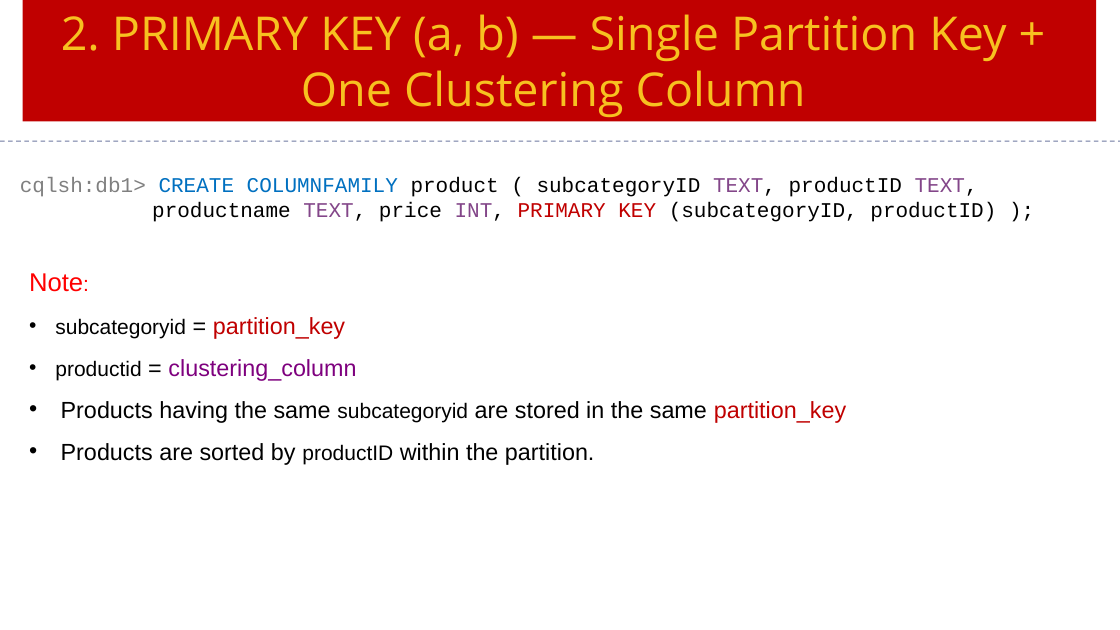
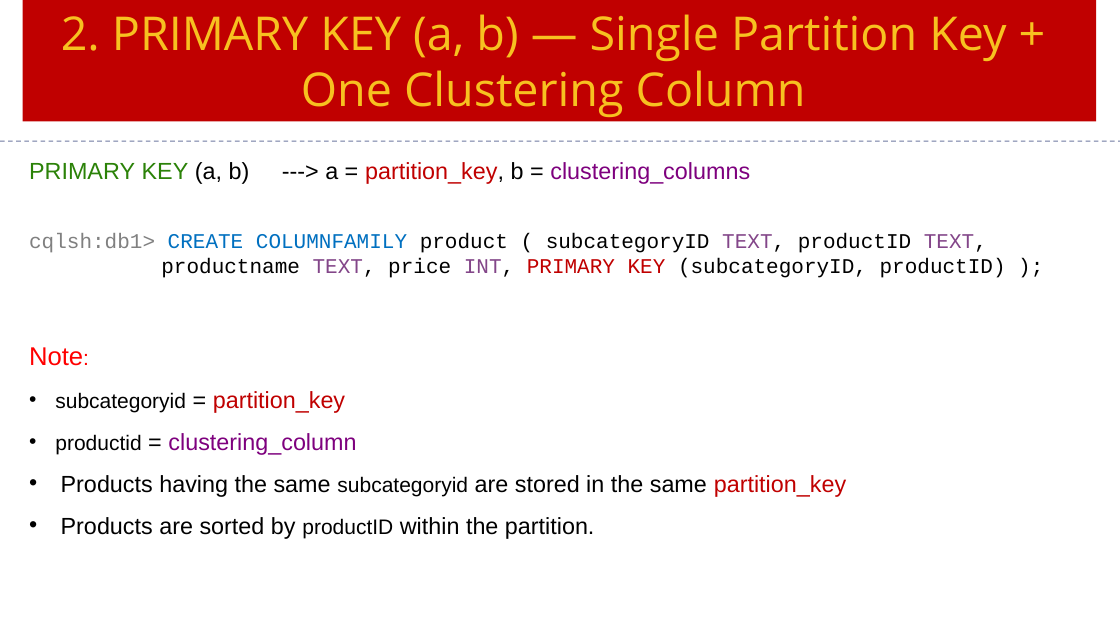
Before and after one commit to Saleel-Bagde/PPT-s, a slide deck: slide 20 of Cassandra Ver3.pptx. Drawn at 1120x630 pixels with LibreOffice and Linux fonts; fonts in the diff are those of the drawing. Boxes give left, top, right and bottom in pixels: in the first picture for what was removed or moved away, otherwise in the second. Text is boxed around its words. In the diff, an @@ line names an element or a change of style, - is before the commit and + after.

```diff
--- a/Cassandra Ver3.pptx
+++ b/Cassandra Ver3.pptx
@@ text added at [29, 162, 750, 184], 20 pt, text #7E007E @@
+PRIMARY KEY (a, b) ---> a = partition_key, b = clustering_columns
@@ text "cqlsh:db1> CREATE COLUMNFAMILY product ( ...": place and size @@
-text "cqlsh:db1> CREATE COLUMNFAMILY product ( ..." at [20, 177, 996, 222]
+text "cqlsh:db1> CREATE COLUMNFAMILY product ( ..." at [29, 233, 1006, 278]
@@ text "Note:": place and size @@
-text "Note:" at [29, 273, 846, 465]
+text "Note:" at [29, 347, 846, 539]
```
Also in this commit, not shown: 4 other slides changed.
